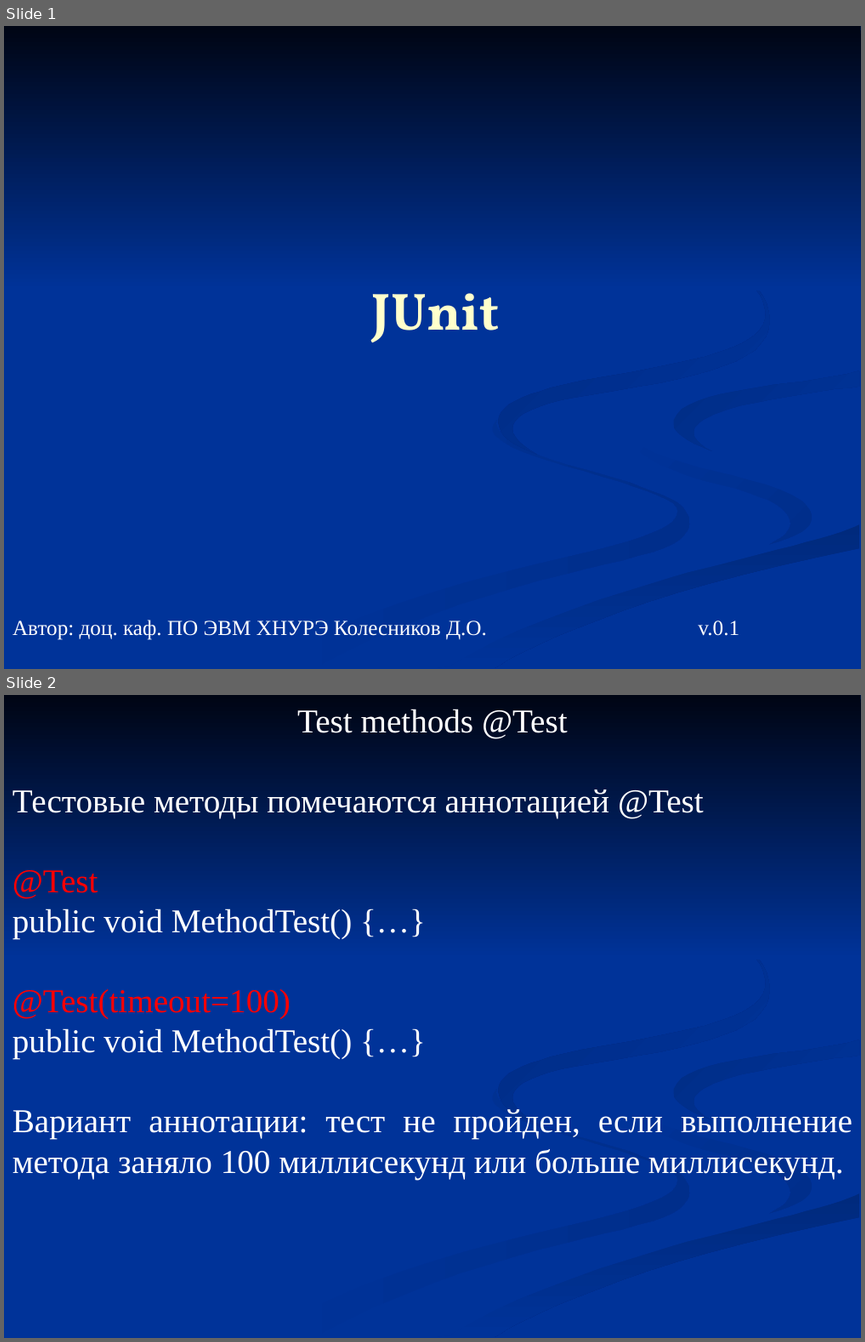
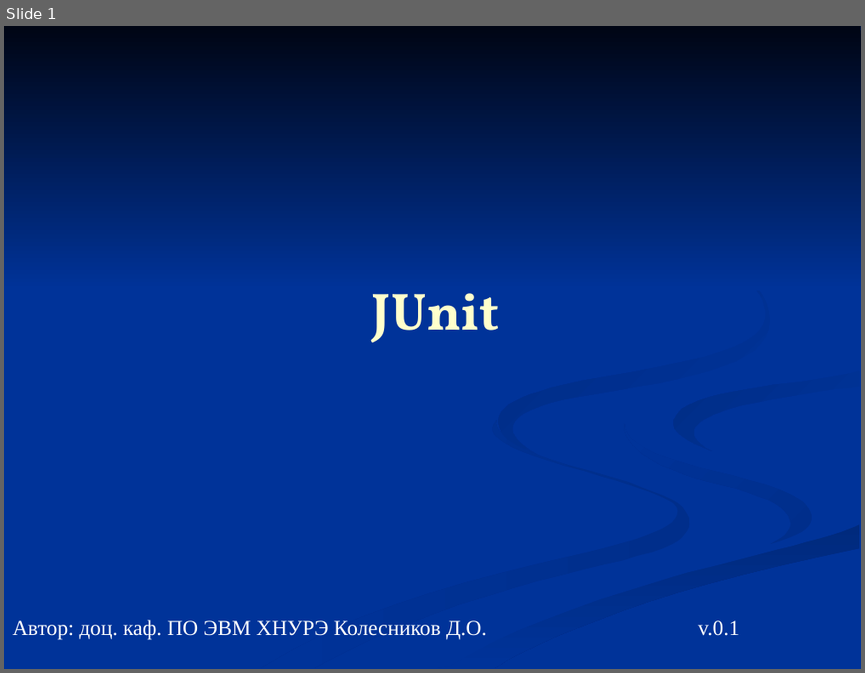
Before and after one commit to kostakoida/PrPrLab, a slide deck: PotomkinKostiantyn/06_junit.ppt. Shown one above the other, each under a label of ours: slides 1 and 2 before the commit, slide 1 after it. The pictures are 865x1342 and 865x673 pixels, drawn with LibreOffice and Linux fonts; fonts in the diff are those of the drawing. Boxes give left, top, right and bottom in pixels: in the first picture for what was removed or moved away, otherwise in the second. Text is boxed around its words. In the diff, an @@ line names an element or a change of style, - is before the commit and + after.

```diff
--- a/PotomkinKostiantyn/06_junit.ppt
+++ b/PotomkinKostiantyn/06_junit.ppt
@@ slide 2 removed at (4, 695, 861, 1338), background #003399; not listed: 7 template elements that a slide beside it also shows @@
@@ text removed at (12, 709, 852, 1179) @@
-Test methods @Test
-Тестовые методы помечаются аннотацией @Test
-@Test
-public void MethodTest() {…}
-@Test(timeout=100)
-public void MethodTest() {…}
-Вариант аннотации: тест не пройден, если выполнение метода заняло 100 миллисекунд или больше миллисекунд.
```
Also in this commit, not shown: 9 other slides changed, 2 other slides removed, 1 other file.
